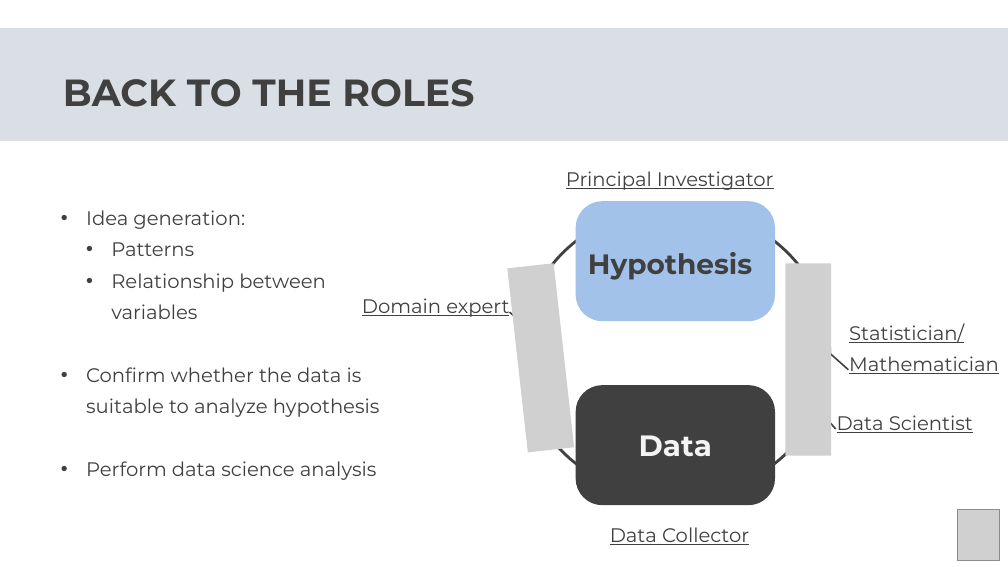
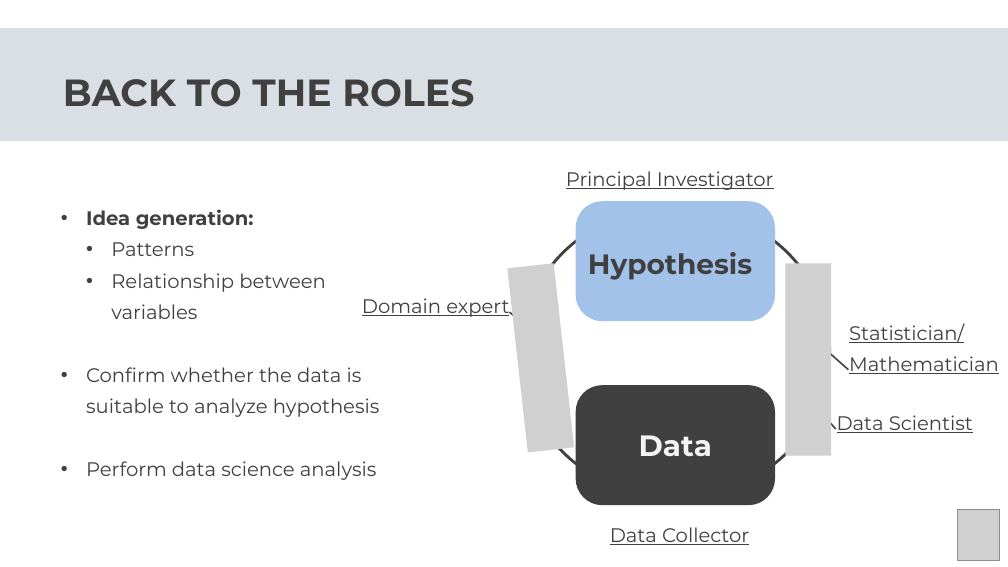
Before and after one commit to Center-for-Health-Data-Science/Foundations-of-Health-Data-Science, a slide deck: slide 23 of Slides/FHDS_Exploratory_Data_Analysis_Part2.pptx. Drawn at 1008x567 pixels with LibreOffice and Linux fonts; fonts in the diff are those of the drawing; grey boxes stand for pictures. Boxes give left, top, right and bottom in pixels: in the first picture for what was removed or moved away, otherwise in the second. Text is boxed around its words. In the diff, an @@ line names an element or a change of style, - is before the commit and + after.

```diff
--- a/Slides/FHDS_Exploratory_Data_Analysis_Part2.pptx
+++ b/Slides/FHDS_Exploratory_Data_Analysis_Part2.pptx
@@ text at [86,209,254,229]: bold on in "Idea generation:" @@
```
Also in this commit, not shown: 15 other slides changed, 2 slides added, 1 slide removed, 1 other file.
